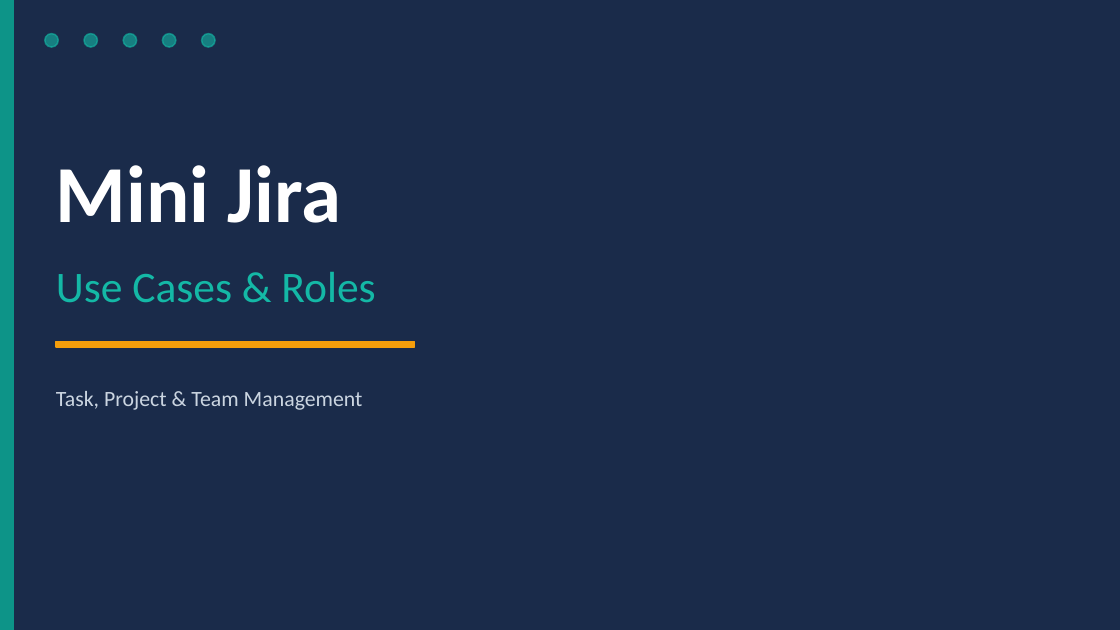
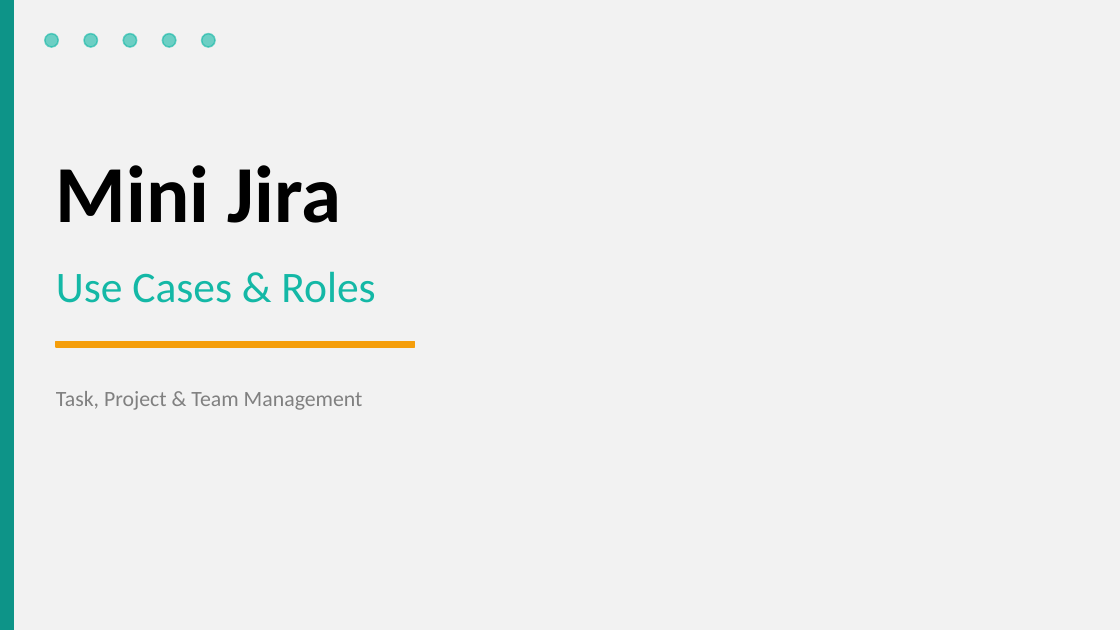
Before and after one commit to Avojvoda01/Mini-Jira---Web-Services-Project, a slide deck: slide 1 of docs/Mini_Jira_UseCases_EN.pptx. Drawn at 1120x630 pixels with LibreOffice and Linux fonts; fonts in the diff are those of the drawing. Boxes give left, top, right and bottom in pixels: in the first picture for what was removed or moved away, otherwise in the second. Text is boxed around its words. In the diff, an @@ line names an element or a change of style, - is before the commit and + after.

Commit message:
changed background for slides

```diff
--- a/docs/Mini_Jira_UseCases_EN.pptx
+++ b/docs/Mini_Jira_UseCases_EN.pptx
@@ background #1A2B4A to #F2F2F2 @@
@@ text "Mini Jira" at (56,165,341,223): text colour #FFFFFF to #000000 @@
@@ text "Task, Project & Team Management" at (56,391,363,410): text colour #CBD5E1 to #808080 @@
```
Also in this commit, not shown: 6 other slides changed.
